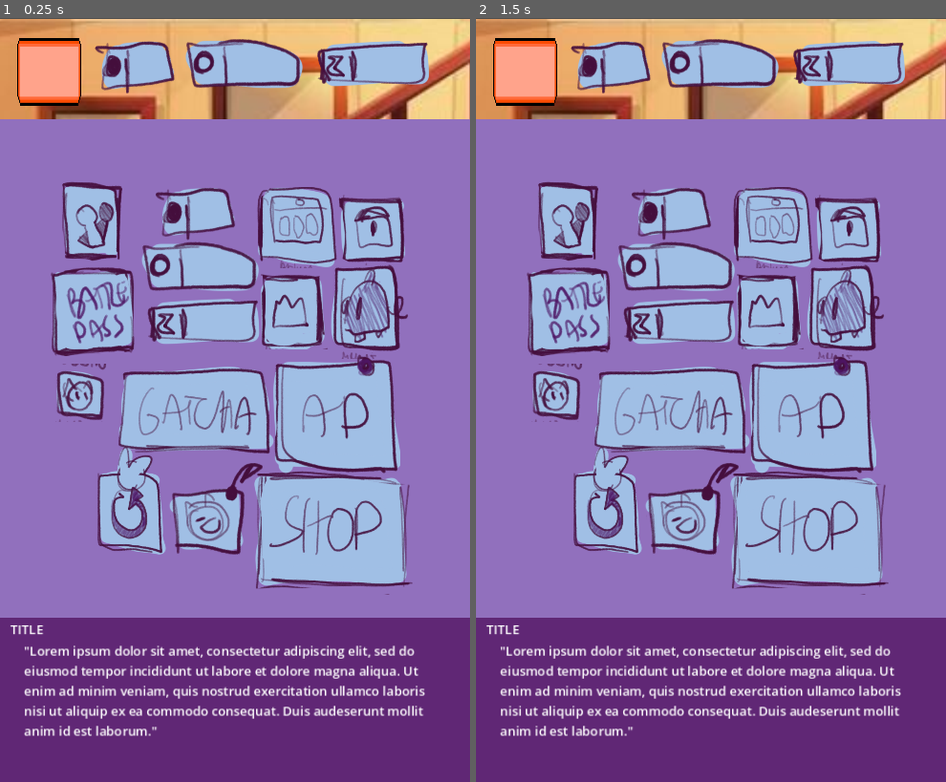
Above: before the commit, frames 1-2 (left to right).
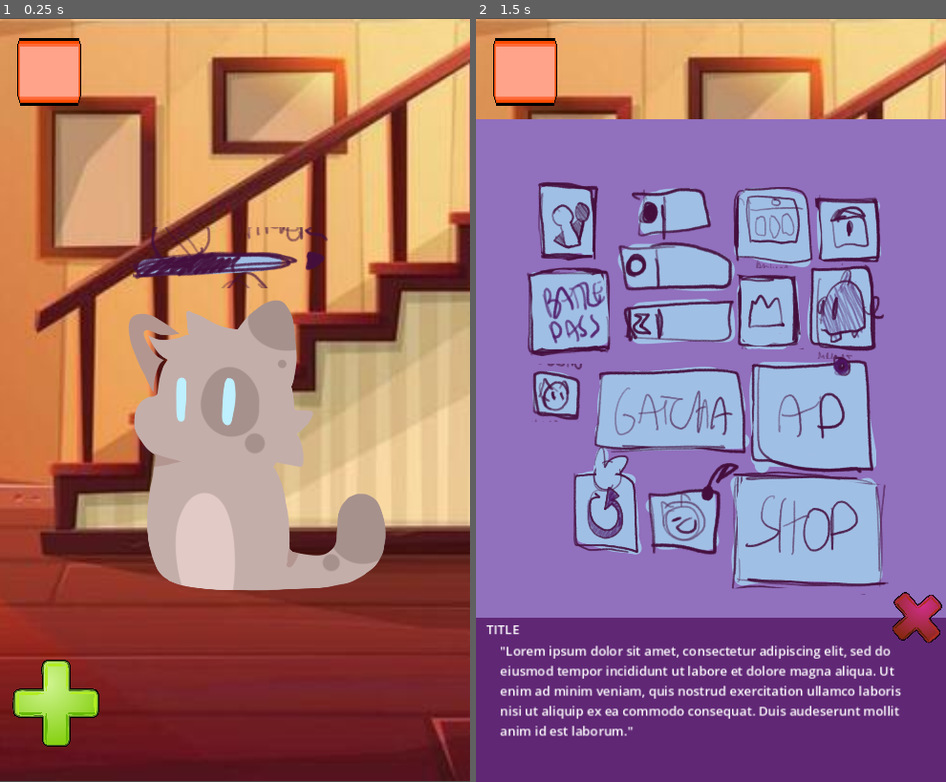
Above: after the commit, the same moments.

Repository: ElionTime001/Poglaskaj_kota
Game: Godot game, scene res://scenes/game.tscn
The game is run twice, just before and just after one commit, with the same random seed, the same clock (stepped at 60 frames per second) and the same inputs.
Inputs (mouse positions are in pixels of both pictures, inside the frame that each line leads up to):
- Up to frame 1 (0.25 s): no input
- Up to frame 2 (1.5 s): click (527, 71) at 0.5 s; click (532, 705) at 1.25 s

The runs differ from the first frame. In frame 1, 90% of the frame differs, in the area x 0-100%, y 2-100%; in frame 2, 4.0%.

Commit message:
quick commit

Diff:
--- a/scenes/interface.tscn
+++ b/scenes/interface.tscn
@@ -1,5 +1,6 @@
-[gd_scene load_steps=18 format=3 uid="uid://dorq6s10qvfmn"]
-
+[gd_scene load_steps=19 format=3 uid="uid://dorq6s10qvfmn"]
+
+[ext_resource type="Script" path="res://scripts/interface.gd" id="1_amojj"]
 [ext_resource type="Texture2D" uid="uid://bh2t2rx2n6cju" path="res://assets/test/buttons/paid_currency.PNG" id="1_hwjkg"]
 [ext_resource type="Texture2D" uid="uid://c66s472lp85r5" path="res://assets/test/buttons/free_currency.PNG" id="2_4b5es"]
 [ext_resource type="Texture2D" uid="uid://ca3gvbqrwq6d2" path="res://assets/test/buttons/energy.PNG" id="3_srpw1"]
@@ -25,6 +26,7 @@
 anchor_bottom = 1.0
 grow_horizontal = 2
 grow_vertical = 2
+script = ExtResource("1_amojj")
 
 [node name="up" type="Control" parent="."]
 layout_mode = 1
@@ -229,7 +231,7 @@
 ignore_texture_size = true
 stretch_mode = 4
 
-[node name="MainMenuButton" type="TextureButton" parent="." groups=["mainscreenbutton"]]
+[node name="MainMenuButton" type="TextureButton" parent="."]
 layout_mode = 1
 offset_left = 22.0
 offset_top = 25.0
@@ -239,7 +241,7 @@
 ignore_texture_size = true
 stretch_mode = 0
 
-[node name="AddElementButton" type="TextureButton" parent="." groups=["mainscreenbutton"]]
+[node name="AddElementButton" type="TextureButton" parent="."]
 layout_mode = 1
 anchors_preset = 2
 anchor_top = 1.0
@@ -252,3 +254,6 @@
 texture_normal = ExtResource("17_iil4f")
 ignore_texture_size = true
 stretch_mode = 0
+
+[connection signal="pressed" from="MainMenuButton" to="." method="_on_main_menu_button_pressed"]
+[connection signal="pressed" from="AddElementButton" to="." method="_on_add_element_button_pressed"]
--- a/scenes/item_box.tscn
+++ b/scenes/item_box.tscn
@@ -17,6 +17,7 @@
 [ext_resource type="Texture2D" uid="uid://dtlc6twu4wnfx" path="res://assets/test/buttons/special_offer.PNG" id="13_bms2s"]
 [ext_resource type="Texture2D" uid="uid://bk871tjsymftl" path="res://assets/test/buttons/edit_animal_skin.PNG" id="14_eiu0n"]
 [ext_resource type="Texture2D" uid="uid://c175iktgwbdeb" path="res://assets/test/buttons/collection.PNG" id="15_holpe"]
+[ext_resource type="Texture2D" uid="uid://c10cghxj3uynl" path="res://assets/test/buttons/plus.png" id="18_oe84w"]
 
 [node name="item_box" type="Control"]
 layout_mode = 3
@@ -271,6 +272,25 @@
 grow_horizontal = 2
 grow_vertical = 0
 text = "TITLE"
+
+[node name="CloseItemBox" type="TextureButton" parent="."]
+modulate = Color(1, 0.189276, 0.947632, 1)
+layout_mode = 1
+anchors_preset = 3
+anchor_left = 1.0
+anchor_top = 1.0
+anchor_right = 1.0
+anchor_bottom = 1.0
+offset_left = -33.0
+offset_top = -256.0
+offset_right = 38.0
+offset_bottom = -187.0
+grow_horizontal = 0
+grow_vertical = 0
+rotation = 0.864777
+texture_normal = ExtResource("18_oe84w")
+ignore_texture_size = true
+stretch_mode = 0
 
 [connection signal="button_down" from="MarginContainer/Control/paidCurrency" to="MarginContainer/Control/paidCurrency" method="_on_button_down"]
 [connection signal="pressed" from="MarginContainer/Control/paidCurrency" to="MarginContainer/Control/paidCurrency" method="_on_pressed"]
@@ -291,3 +311,4 @@
 [connection signal="pressed" from="MarginContainer/Control/specialOffer" to="MarginContainer/Control/specialOffer" method="_on_pressed"]
 [connection signal="pressed" from="MarginContainer/Control/skinCollection" to="MarginContainer/Control/skinCollection" method="_on_pressed"]
 [connection signal="pressed" from="MarginContainer/Control/catCollection" to="MarginContainer/Control/catCollection" method="_on_pressed"]
+[connection signal="pressed" from="CloseItemBox" to="." method="_on_close_item_box_pressed"]
--- /dev/null
+++ b/scripts/interface.gd
@@ -0,0 +1,38 @@
+extends Control
+
+signal button_clicked(button)
+
+var buttons := []
+
+var main_menu_button: TextureButton
+var add_element_button: TextureButton
+
+
+# Called when the node enters the scene tree for the first time.
+func _ready():
+	main_menu_button = $MainMenuButton
+	add_element_button = $AddElementButton
+
+	buttons = get_tree().get_nodes_in_group("mainscreenbutton")
+
+	for button in buttons:
+		button.visible = false
+
+
+func _process(delta):
+	pass
+
+func make_button_visible(button):
+	var button_name = button.name
+	for right_button in buttons:
+		if right_button.name == button_name:
+			right_button.visible = true
+			break
+
+
+func _on_main_menu_button_pressed():
+	button_clicked.emit(main_menu_button)
+
+
+func _on_add_element_button_pressed():
+	button_clicked.emit(add_element_button)
--- a/scripts/item_box.gd
+++ b/scripts/item_box.gd
@@ -5,6 +5,7 @@
 var drag_texture
 
 signal item_dropped(item)
+signal item_picked(button)
 
 func _ready():
 	item_buttons = get_tree().get_nodes_in_group("itemboxbutton")
@@ -23,34 +24,41 @@
 
 func _on_button_dragged(button):
 	print("Dragged:", button.name)
-	_create_drag_preview(drag_texture)
+	button.visible = false
+	item_picked.emit(button)
+	#_create_drag_preview(drag_texture)
 
 func _process(delta):
-	if drag_preview:
-		drag_preview.global_position = get_viewport().get_mouse_position()
-		if !drag_preview.visible:
-			drag_preview.visible = true
+	pass
+	#if drag_preview:
+		#drag_preview.global_position = get_viewport().get_mouse_position()
+		#if !drag_preview.visible:
+			#drag_preview.visible = true
 
-func _create_drag_preview(button):
-	if drag_preview:
-		drag_preview.queue_free()
+#func _create_drag_preview(button):
+	#if drag_preview:
+		#drag_preview.queue_free()
+#
+	#drag_preview = TextureRect.new()
+	#drag_preview.texture = button.texture_normal
+	#drag_preview.mouse_filter = Control.MOUSE_FILTER_IGNORE  # So it doesn't block input
+	#drag_preview.z_index = 1000  # Make sure it's on top
+	#drag_preview.scale = Vector2(0.5, 0.5)  # Optional: shrink if needed
+	#drag_preview.visible = false  # Optional: shrink if needed
+	#drag_preview.name = button.name
+	#add_child(drag_preview)
+#
+#func _remove_drag_preview():
+	#if drag_preview:
+		#var item_name = drag_preview.name
+		#drag_preview.queue_free()
+		#drag_preview = null
+		#item_dropped.emit(item_name)
+#
+#func _input(event):
+	#if event is InputEventMouseButton and event.button_index == MOUSE_BUTTON_LEFT and not event.pressed:
+		#_remove_drag_preview()
 
-	drag_preview = TextureRect.new()
-	drag_preview.texture = button.texture_normal
-	drag_preview.mouse_filter = Control.MOUSE_FILTER_IGNORE  # So it doesn't block input
-	drag_preview.z_index = 1000  # Make sure it's on top
-	drag_preview.scale = Vector2(0.5, 0.5)  # Optional: shrink if needed
-	drag_preview.visible = false  # Optional: shrink if needed
-	drag_preview.name = button.name
-	add_child(drag_preview)
 
-func _remove_drag_preview():
-	if drag_preview:
-		var item_name = drag_preview.name
-		drag_preview.queue_free()
-		drag_preview = null
-		item_dropped.emit(item_name)
-
-func _input(event):
-	if event is InputEventMouseButton and event.button_index == MOUSE_BUTTON_LEFT and not event.pressed:
-		_remove_drag_preview()
+func _on_close_item_box_pressed():
+	self.visible = false
--- a/scripts/screens.gd
+++ b/scripts/screens.gd
@@ -1,7 +1,63 @@
 extends CanvasLayer
 
 var dialogue_player : Control
+var item_box: Control
+var drag_preview
+var current_button_held : TextureButton
+var interface: Control
 
 func _ready():
 	dialogue_player = $dialogue_player
-	dialogue_player.play_dialogue("test_dialogue")
+	item_box = $item_box
+	interface = $interface
+
+	interface.button_clicked.connect(interface_change)
+
+	item_box.visible = false
+	item_box.item_picked.connect(_create_drag_preview)
+	#dialogue_player.play_dialogue("test_dialogue")
+
+func _process(delta):
+	if drag_preview:
+		drag_preview.global_position = get_viewport().get_mouse_position()
+		if !drag_preview.visible:
+			drag_preview.visible = true
+			await get_tree().create_timer(1).timeout
+			item_box.visible = false
+
+func _create_drag_preview(button):
+	current_button_held = button
+
+	if drag_preview:
+		drag_preview.queue_free()
+
+	drag_preview = TextureRect.new()
+	drag_preview.texture = button.texture_normal
+	drag_preview.mouse_filter = Control.MOUSE_FILTER_IGNORE  # So it doesn't block input
+	drag_preview.z_index = 1000  # Make sure it's on top
+	drag_preview.scale = Vector2(0.5, 0.5)  # Optional: shrink if needed
+	drag_preview.visible = false  # Optional: shrink if needed
+
+	add_child(drag_preview)
+
+func _remove_drag_preview():
+	if drag_preview:
+		var item_name = drag_preview.name
+		drag_preview.queue_free()
+		drag_preview = null
+		button_dropped(current_button_held)
+
+func _input(event):
+	if event is InputEventMouseButton and event.button_index == MOUSE_BUTTON_LEFT and not event.pressed:
+		_remove_drag_preview()
+
+func button_dropped(button):
+	interface.make_button_visible(button)
+	print("Dropped button c: | " + button.name)
+
+func interface_change(button):
+	match button.name:
+		"MainMenuButton":
+			pass
+		"AddElementButton":
+			item_box.visible = true
Not shown: 1 places in scenes/item_box.tscn that only renumber resources
Not shown, changed: jasons/ui_elements.gridless
